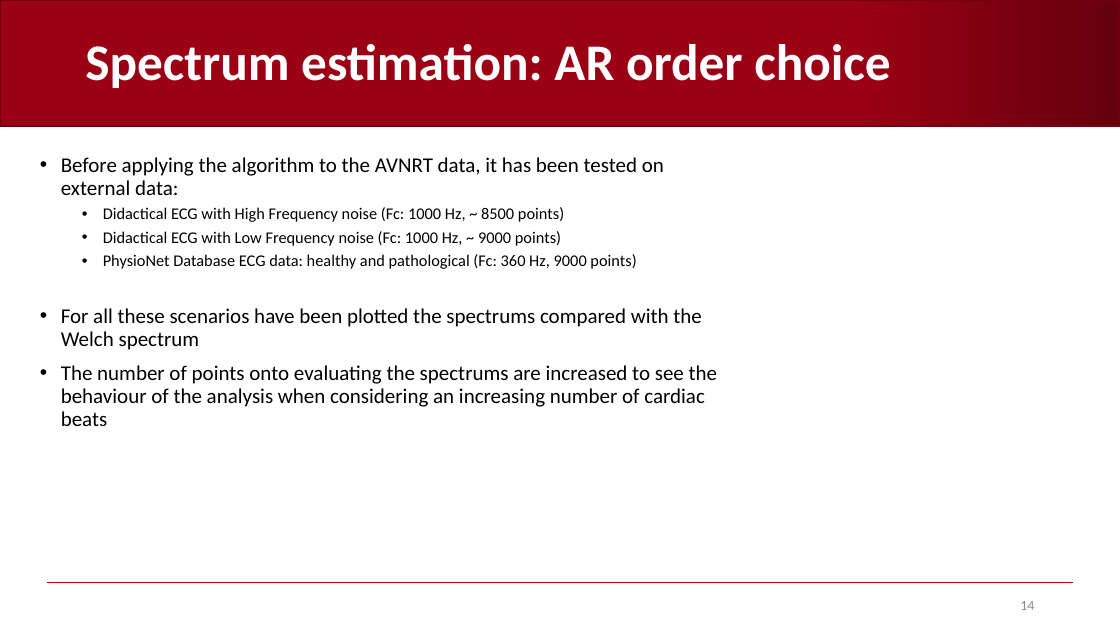
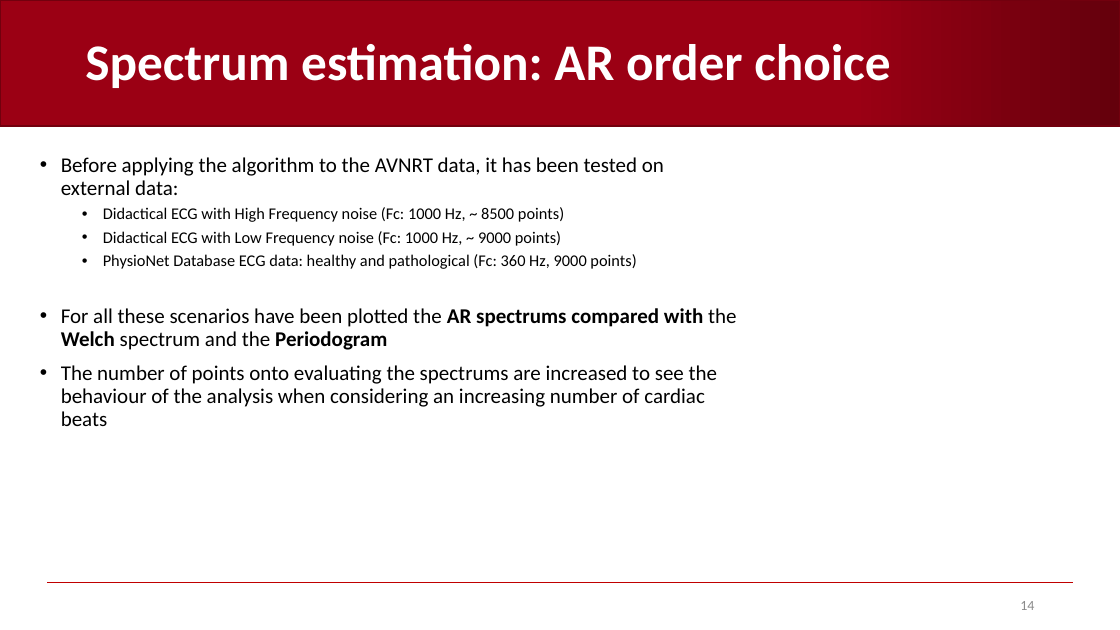
Before and after one commit to AndreaCorrado00/Tesi_magistrale_Corrado_Andrea, a slide deck: slide 14 of Documentation/3. in-depth spectrum analysis.pptx. Drawn at 1120x630 pixels with LibreOffice and Linux fonts; fonts in the diff are those of the drawing; background and template pictures are left out. Boxes give left, top, right and bottom in pixels: in the first picture for what was removed or moved away, otherwise in the second. Text is boxed around its words. In the diff, an @@ line names an element or a change of style, - is before the commit and + after.

```diff
--- a/Documentation/3. in-depth spectrum analysis.pptx
+++ b/Documentation/3. in-depth spectrum analysis.pptx
@@ text at <box>61,308,736,350</box>: text changed @@
-• For all these scenarios have been plotted the spectrums compared with the Welch spectrum
+• For all these scenarios have been plotted the AR spectrums compared with the Welch spectrum and the Periodogram
```
Also in this commit, not shown: 5 other slides changed, 10 other files.
